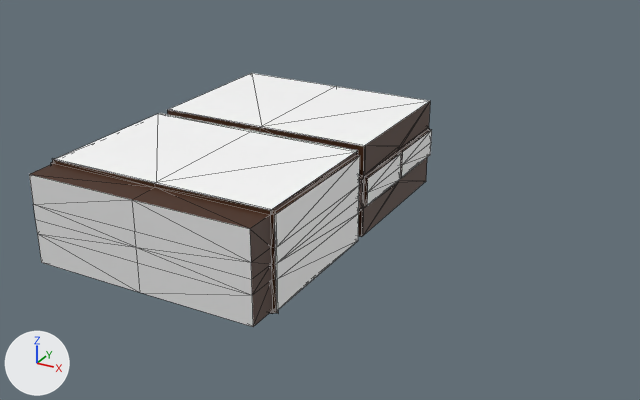
What one commit did to the glTF model blender/finger.glb.
Camera for both pictures: a camera (50 mm lens) standing at (19.3, -33.3, 16.1) and looking at (3.5, -4.7, 1.9). Every picture has the same lights, and +X, +Y and +Z are marked at lower left. Mesh edges are drawn as thin lines on the coarser meshes. Vertices at the same position are counted once.

Names of what the first picture shows: 'shooting_range'.
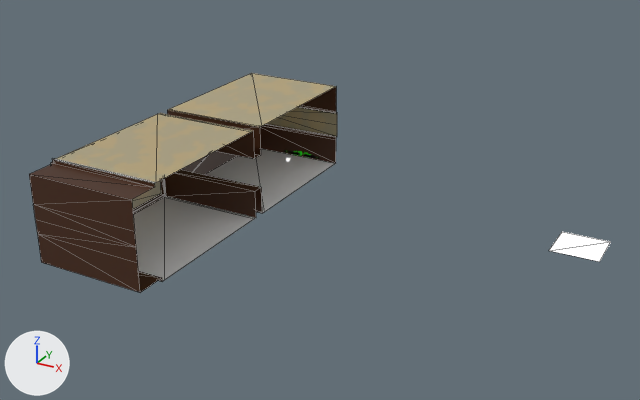
Commit message: updated wall textr

Boxes (x1, y1, x2, y2) around the edits, measured in the pictures (640 x 400 px):
'shooting_range', surface changed, reshaped (24% narrower, 14% shorter)
    before: (29, 73, 432, 327)
    after: (29, 73, 337, 292)
'Plane', added
    after: (549, 232, 611, 262)
part 1 of me_cube, deleted
    before: (132, 86, 432, 327)
part 2 of me_cube, surface changed
    before: (30, 110, 260, 199)
    after: (30, 87, 337, 292)
part 3 of me_cube, recoloured (white to beige)
    both: (56, 73, 336, 182)
part 4 of me_cube, recoloured (brown)
    after: (132, 107, 337, 209)
part 5 of me_cube, recoloured (grey to brown)
    both: (29, 174, 140, 292)

What changed in the scene script:
```text
Add img_wall:
    img_wall = load_image('wall', '_unpacked/wall', 2048, 2048, 'sRGB')
Change mat_wall:
    add mat_wall.emission_strength = 1.0
Add mat_wall_2_001:
    mat_wall_2_001 = principled_material('wall 2.001')
    mat_wall_2_001.texture = img_wall
Change me_cube:
    used by ob_shooting_range; location = (0.0, 0.0, 0.0)
    remove me_cube.from_pydata(...)  # 226 vertices, 448 faces; spans x -5.0..5.0, y -11.8..3.5, z 0.0..4.0
    add me_cube.from_pydata(...)  # 129 vertices, 224 faces; spans x -5.0..0.0, y -11.8..3.5, z 0.0..4.0
    me_cube part 1
    97 vertices are removed from x 4.8..5.0, y -11.8..3.5, z 0.0..4.0
    224 faces are deleted
    me_cube part 2: 224 kept faces spanning x -5.0..0.0, y -11.8..3.5, z 0.0..4.0 get new texture (UV) coordinates
    me_cube part 3: 8 faces spanning x -4.8..0.0, y -10.4..3.4, z 4.0 switch from mat_mat (white #ffffff) to mat_wall_2_001 (picture img_wall)
    me_cube part 4: 28 faces spanning x -5.0..0.0, y -10.5..3.5, z 0.1..3.8 switch from mat_wall (white #ffffff) to mat_wall_2_001 (picture img_wall)
    me_cube part 5: 8 faces spanning x -4.8..0.0, y -11.8, z 0.1..3.8 switch from no material to mat_wood (brown #46250f)
Add me_plane:
    me_plane.from_pydata([(-1.0, -1.0, 0.0), (1.0, -1.0, 0.0), (-1.0, 1.0, 0.0), (1.0, 1.0, 0.0)], [], [(0, 1, 3), (0, 3, 2)])
    me_plane.materials.append(mat_wall)  # white #ffffff
Add ob_plane:
    ob_plane = bpy.data.objects.new('Plane', me_plane)
    ob_plane.location = (12.96, 0.01, -0.01)
```
